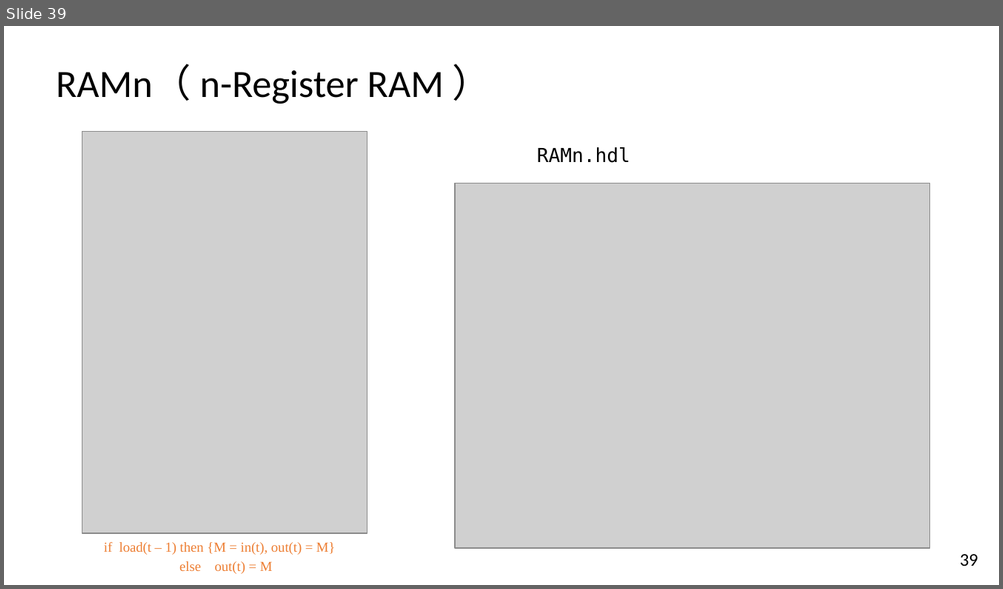
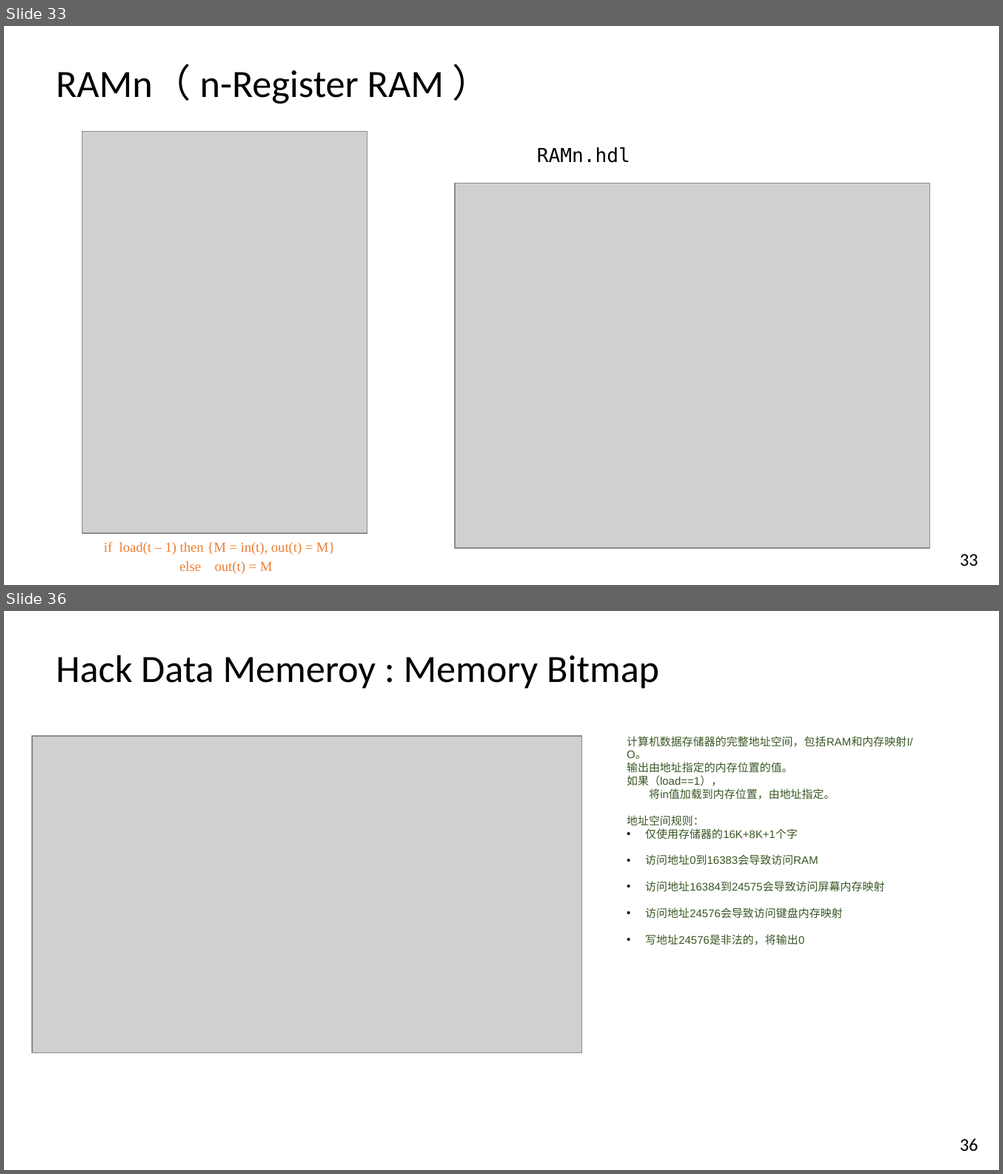
Before and after one commit to vcboy1/Leeds, a slide deck: 26fall/1860/Lecture/All HDL.pptx. Shown one above the other, each under a label of ours: slide 39 before the commit, slides 33 and 36 after it; the slides between them are not shown. The pictures are 1003x589 and 1003x1174 pixels, drawn with LibreOffice and Linux fonts; fonts in the diff are those of the drawing; grey boxes stand for pictures; background and template pictures are left out. Boxes give left, top, right and bottom in pixels: in the first picture for what was removed or moved away, otherwise in the second. Text is boxed around its words. In the diff, an @@ line names an element or a change of style, - is before the commit and + after.

```diff
--- a/26fall/1860/Lecture/All HDL.pptx
+++ b/26fall/1860/Lecture/All HDL.pptx
@@ slide 36 added at (4, 611, 999, 1170), background picture (left out) @@
@@ text added at (56, 655, 659, 689), 28 pt, text #000000 @@
+Hack Data Memeroy : Memory Bitmap
@@ picture added at (32, 736, 582, 1054) @@
@@ text added at (626, 736, 913, 945), 8 pt, text #385723 @@
+计算机数据存储器的完整地址空间，包括RAM和内存映射I/O。
+输出由地址指定的内存位置的值。
+如果（load==1），
+将in值加载到内存位置，由地址指定。
+地址空间规则：
+• 仅使用存储器的16K+8K+1个字
+• 访问地址0到16383会导致访问RAM
+• 访问地址16384到24575会导致访问屏幕内存映射
+• 访问地址24576会导致访问键盘内存映射
+• 写地址24576是非法的，将输出0
@@ page number added at (959, 1139, 978, 1151), 13 pt, text #000000 @@
+36
@@ what was slide 39 is now slide 33 @@
@@ page number at (959, 554, 978, 566): text changed @@
-39
+33
```
Also in this commit, not shown: 4 other slides added, 3 other files.
